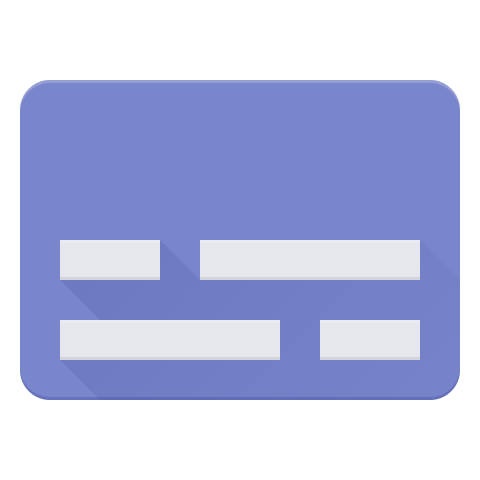
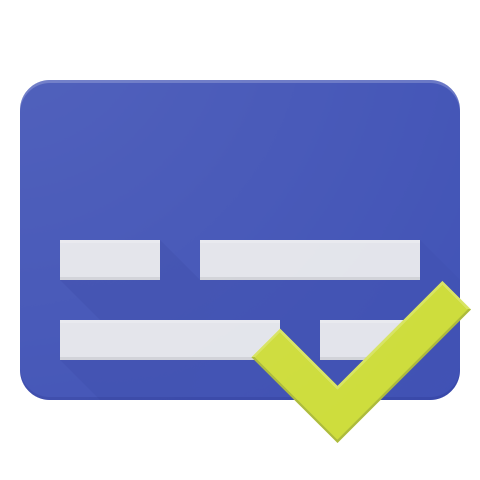
Layers edited between the first and the second 480 x 480 image:
showed "finnis", painted on it over (20, 80, 471, 443)
added layer "check_tinted_edges" (20%) above "check_shaded_edges" over (251, 281, 471, 390)
added layer "check_shaded_edges" (20%) above "check" over (251, 309, 471, 443)
added layer "check" above "subs_tinted_edges" over (251, 280, 471, 443)
painted on "rect" over (20, 80, 460, 400)
